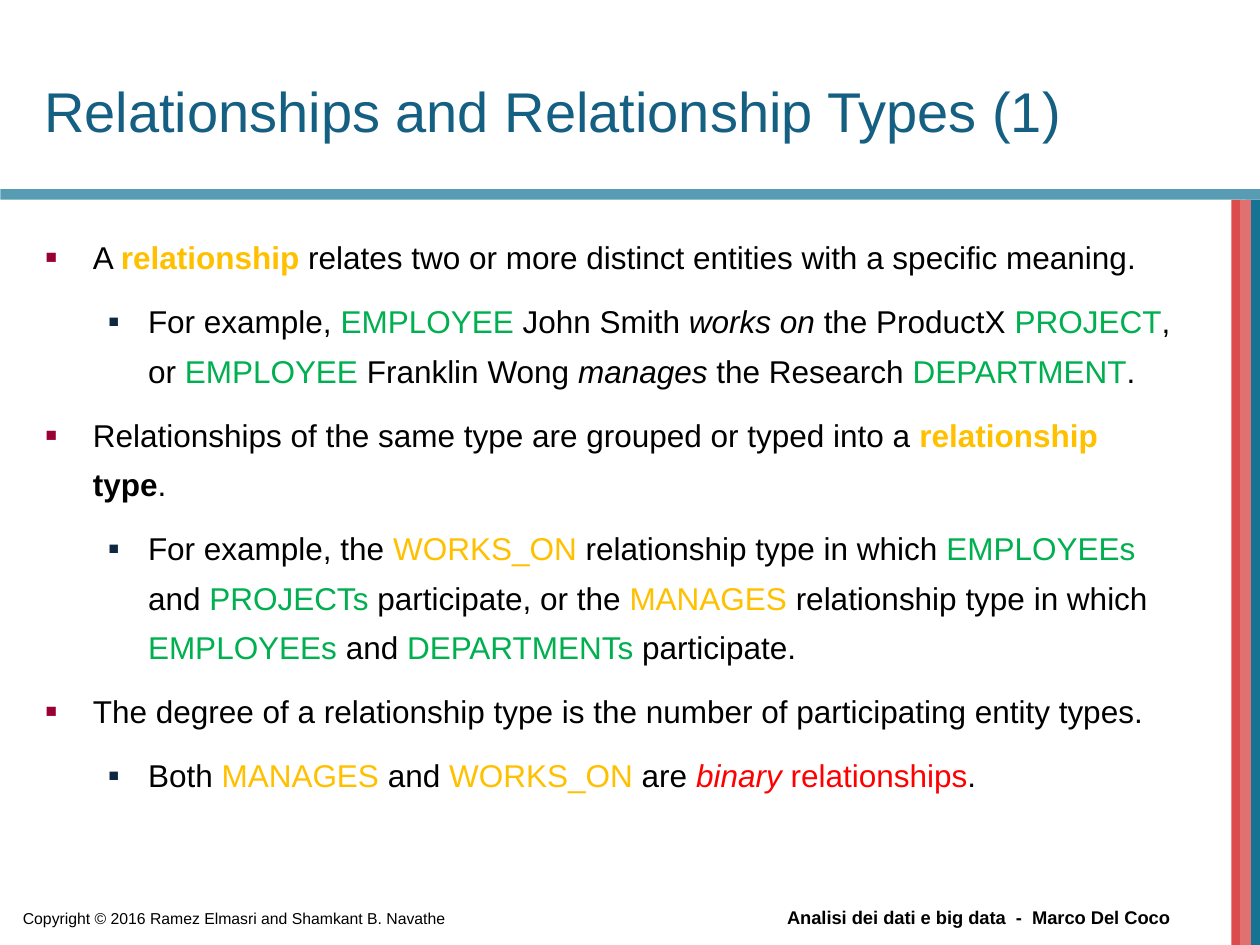
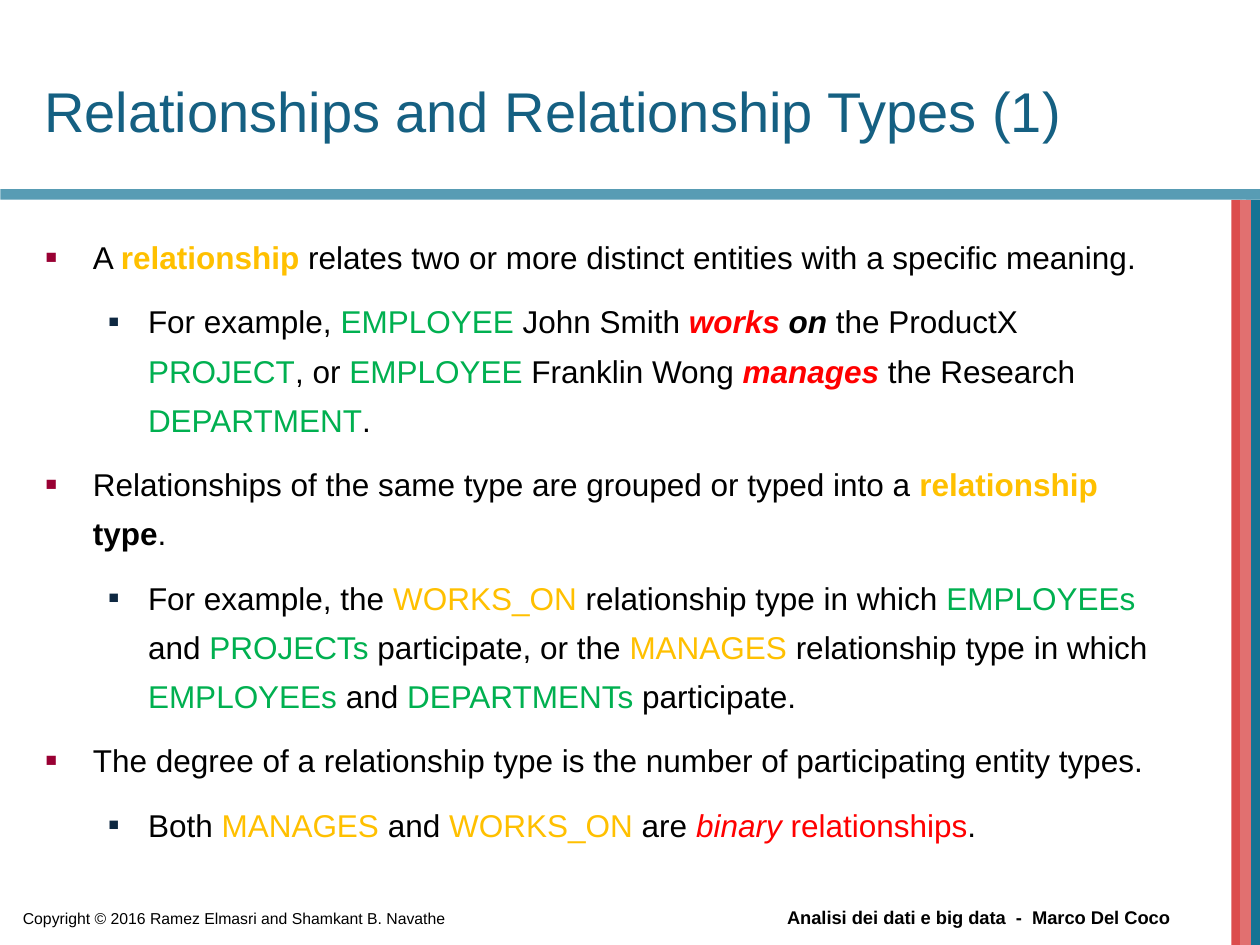
Before and after one commit to beppe2hd/AnalisiDati_BigData, a slide deck: slide 25 of materials/Chapter03.pptx. Drawn at 1260x945 pixels with LibreOffice and Linux fonts; fonts in the diff are those of the drawing; background and template pictures are left out. Boxes give left, top, right and bottom in pixels: in the first picture for what was removed or moved away, otherwise in the second. Text is boxed around its words. In the diff, an @@ line names an element or a change of style, - is before the commit and + after.

```diff
--- a/materials/Chapter03.pptx
+++ b/materials/Chapter03.pptx
@@ text at [148, 310, 1075, 432]: text colour #000000 to #FF0000 in "works manages"; bold on in "works on manages" @@
```
Also in this commit, not shown: 2 other slides changed, 1 other file.
